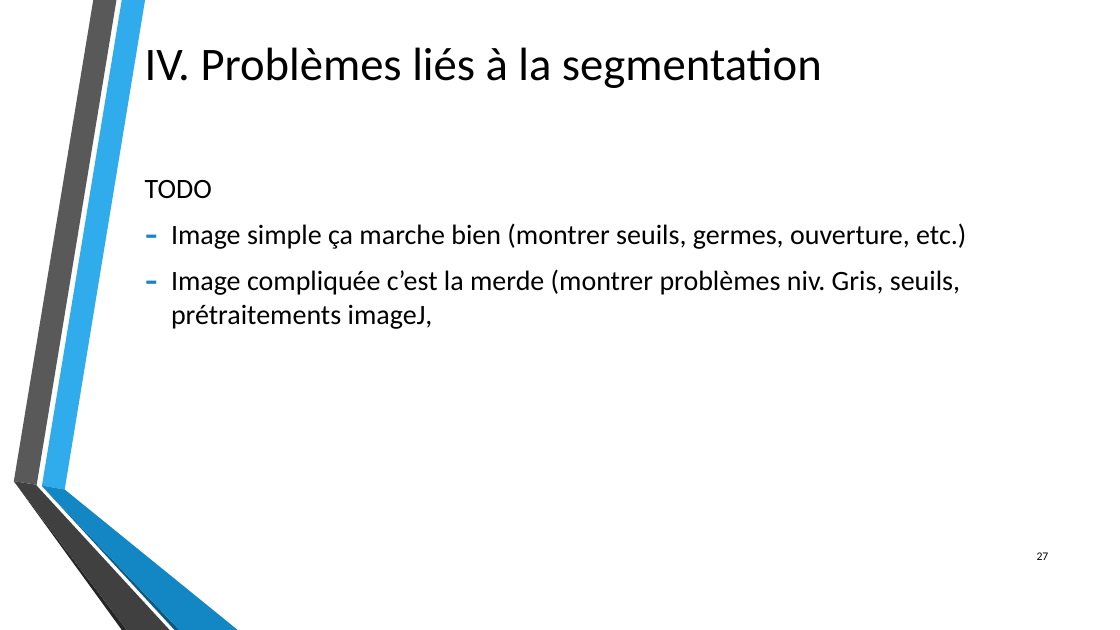
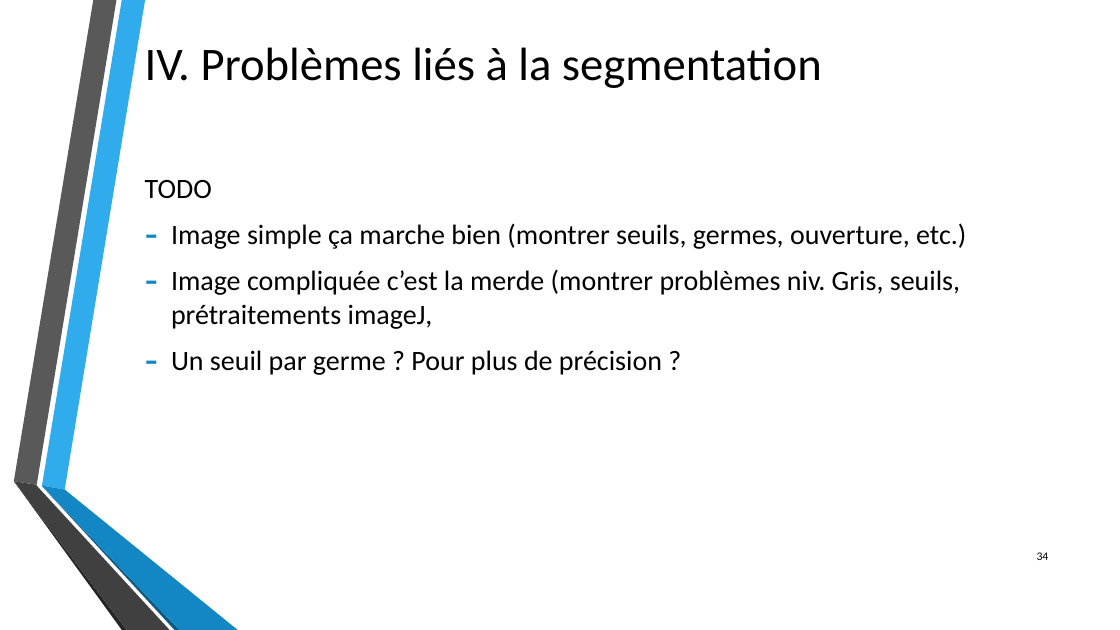
Before and after one commit to byZipo/Dossiers-Stage, a slide deck: slide 34 of Travail_realise/Presentations/Utilisation_du_RaPC_pour_la_segmentation_d_images.pptx (slide 27 before the commit). Drawn at 1120x630 pixels with LibreOffice and Linux fonts; fonts in the diff are those of the drawing; background and template pictures are left out. Boxes give left, top, right and bottom in pixels: in the first picture for what was removed or moved away, otherwise in the second. Text is boxed around its words. In the diff, an @@ line names an element or a change of style, - is before the commit and + after.

Commit message:
ajout de deux parties dans la presentation (implementation et problemes de segmentation)

```diff
--- a/Travail_realise/Presentations/Utilisation_du_RaPC_pour_la_segmentation_d_images.pptx
+++ b/Travail_realise/Presentations/Utilisation_du_RaPC_pour_la_segmentation_d_images.pptx
@@ text at <box>171,350,662,375</box>: paragraph added @@
+– Un seuil par germe ? Pour plus de précision ?
@@ page number at <box>1037,552,1049,560</box>: text changed @@
-27
+34
```
Also in this commit, not shown: 12 slides added, 4 other files.
